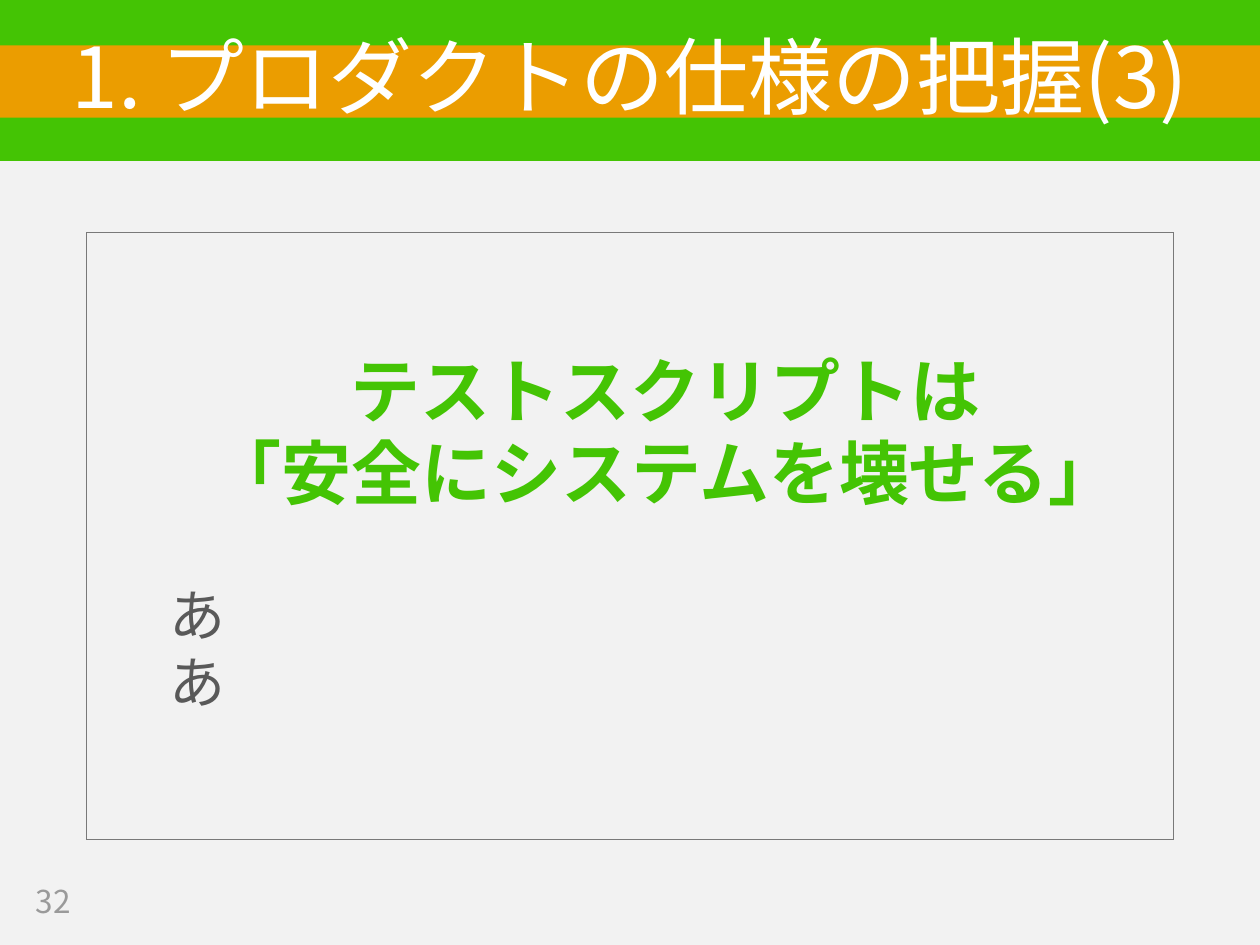
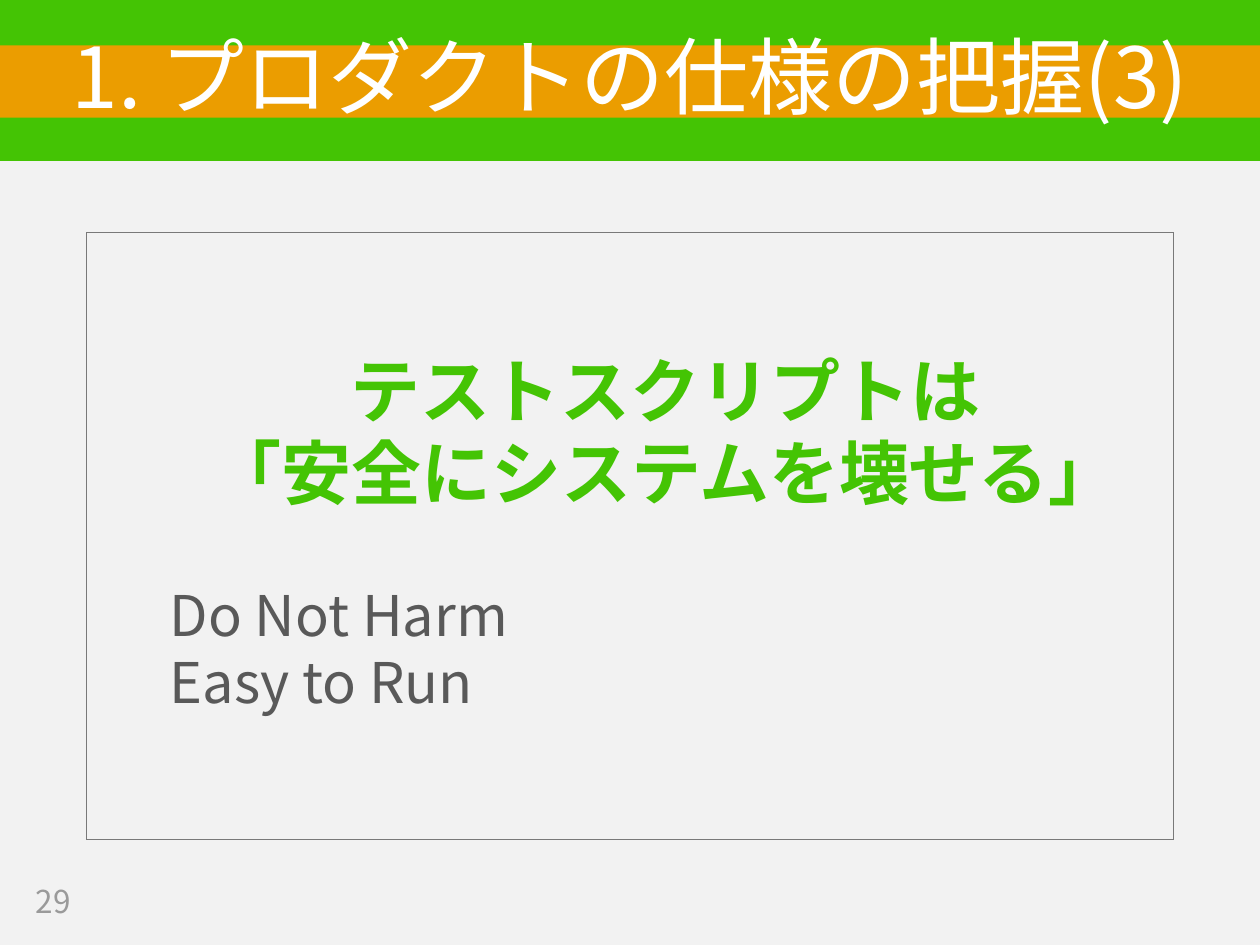
Before and after one commit to hageyahhoo/RSGT2018, a slide deck: slide 29 of SET_PO_ja.pptx (slide 32 before the commit). Drawn at 1260x945 pixels with LibreOffice and Linux fonts; fonts in the diff are those of the drawing. Boxes give left, top, right and bottom in pixels: in the first picture for what was removed or moved away, otherwise in the second. Text is boxed around its words. In the diff, an @@ line names an element or a change of style, - is before the commit and + after.

```diff
--- a/SET_PO_ja.pptx
+++ b/SET_PO_ja.pptx
@@ text at (170,595,508,716): text changed @@
-  あ
-  あ
+  Do Not Harm
+  Easy to Run
@@ page number at (36,890,71,913): text changed @@
-32
+29
```
Also in this commit, not shown: 12 other slides changed, 6 slides added, 17 slides removed.
